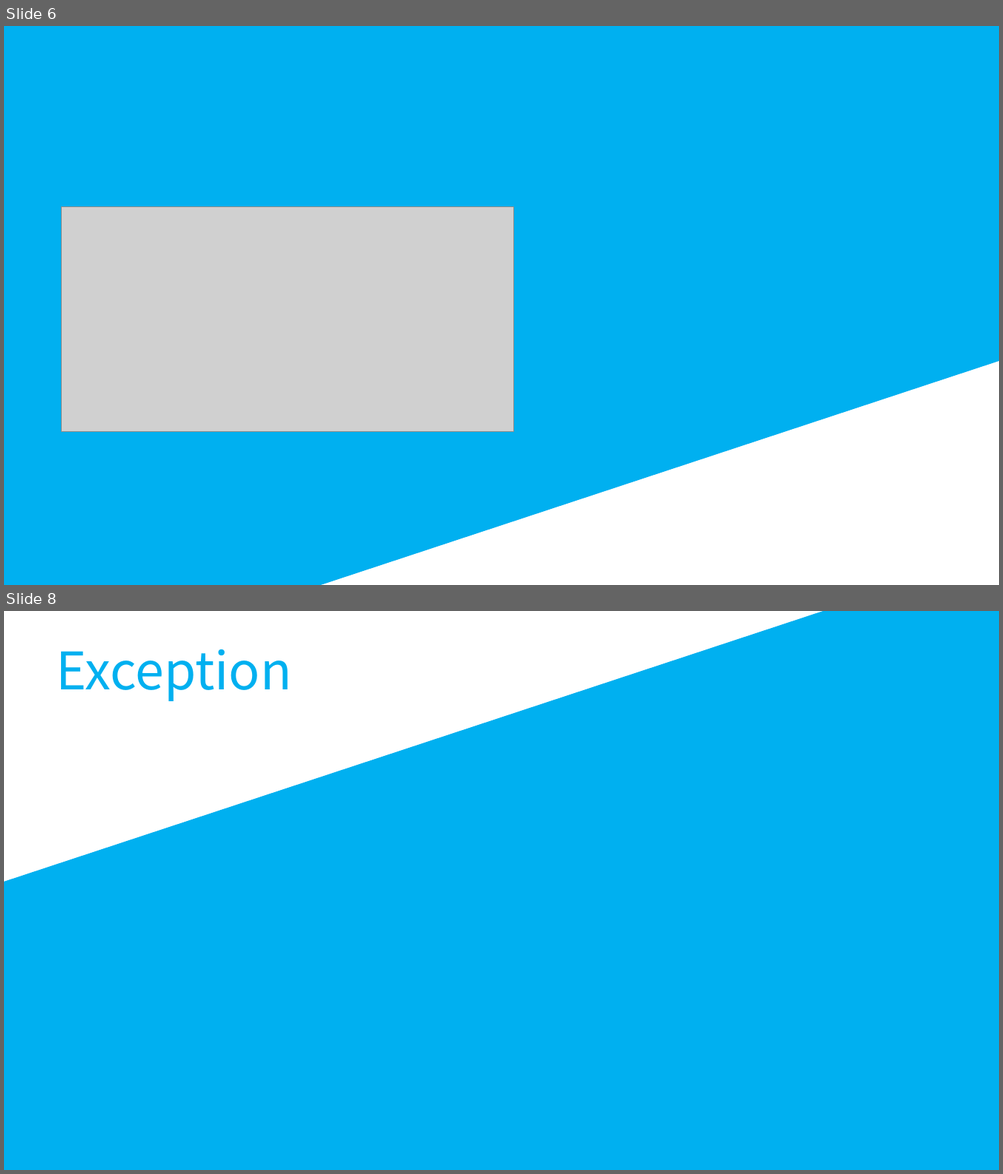
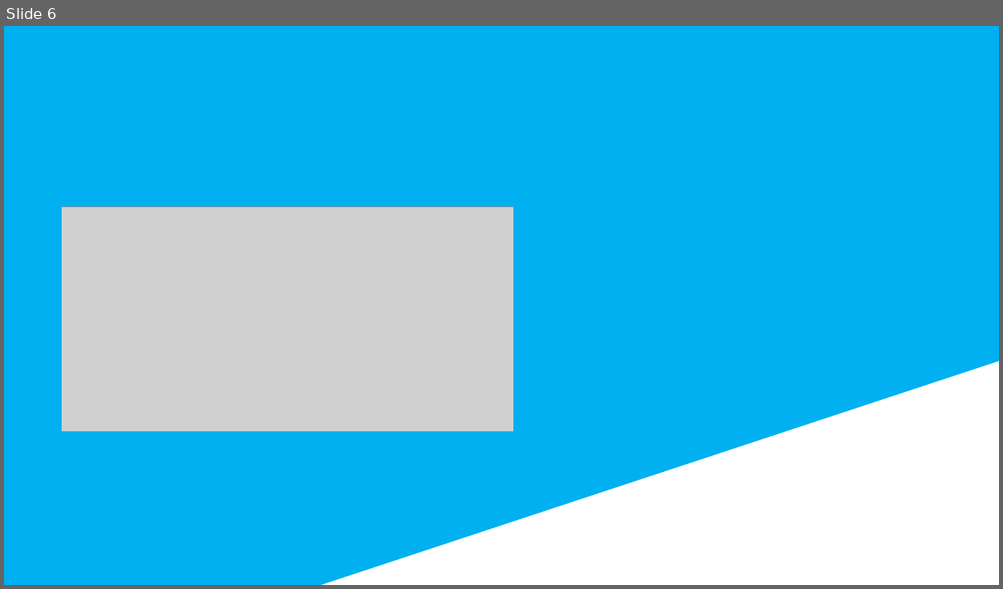
Before and after one commit to fbqweasd/VoidPainter, a slide deck: VoidPrinter.pptx. Shown one above the other, each under a label of ours: slides 6 and 8 before the commit, slide 6 after it; the slides between them are not shown. The pictures are 1003x1174 and 1003x589 pixels, drawn with LibreOffice and Linux fonts; fonts in the diff are those of the drawing; grey boxes stand for pictures. Boxes give left, top, right and bottom in pixels: in the first picture for what was removed or moved away, otherwise in the second. Text is boxed around its words. In the diff, an @@ line names an element or a change of style, - is before the commit and + after.

```diff
--- a/VoidPrinter.pptx
+++ b/VoidPrinter.pptx
@@ slide 8 removed at (4,611,999,1170), background #FFFFFF @@
@@ rectangle removed at (4,611,999,1170) @@
@@ title removed at (57,649,292,701) @@
-Exception
@@ right arrow removed at (386,709,410,723) @@
@@ right arrow removed at (398,721,423,736) @@
```
Also in this commit, not shown: 4 slides changed, 1 slide added.
